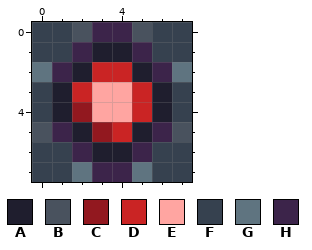
Edited in one commit: pixel-art sprite (Graphics/Atlases/Gameplay/objects/SSMHelper/swapblock/midBlockRed03.png). The picture above was drawn from the file before the commit.
The file is 8x8 pixels.
Palette (. is transparent): A #1f1e2e  B #49525e  C #92181f  D #ca2424  E #ffa5a1  F #36414f  G #5f7480  H #3c244a
Pixels before, first column x 0:
0 FFBHHBFF
1 FFHAAHFF
2 GHADDAHG
3 FADEEDAF
4 FACEEDAF
5 BHACDAHB
6 FFHAAHFF
7 FFGHHGFF
The result:
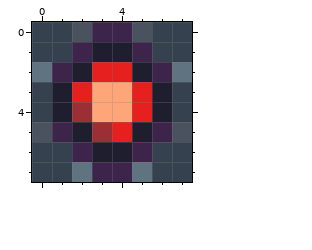
Difference:
Colour C changes from #92181f to #9c2e36.
Colour D changes from #ca2424 to #e61f1f.
Colour E changes from #ffa5a1 to #ffa57a.
Changed places in both pictures, as pixel boxes (x1, y1, x2, y2):
changed: (72, 62, 152, 142)
